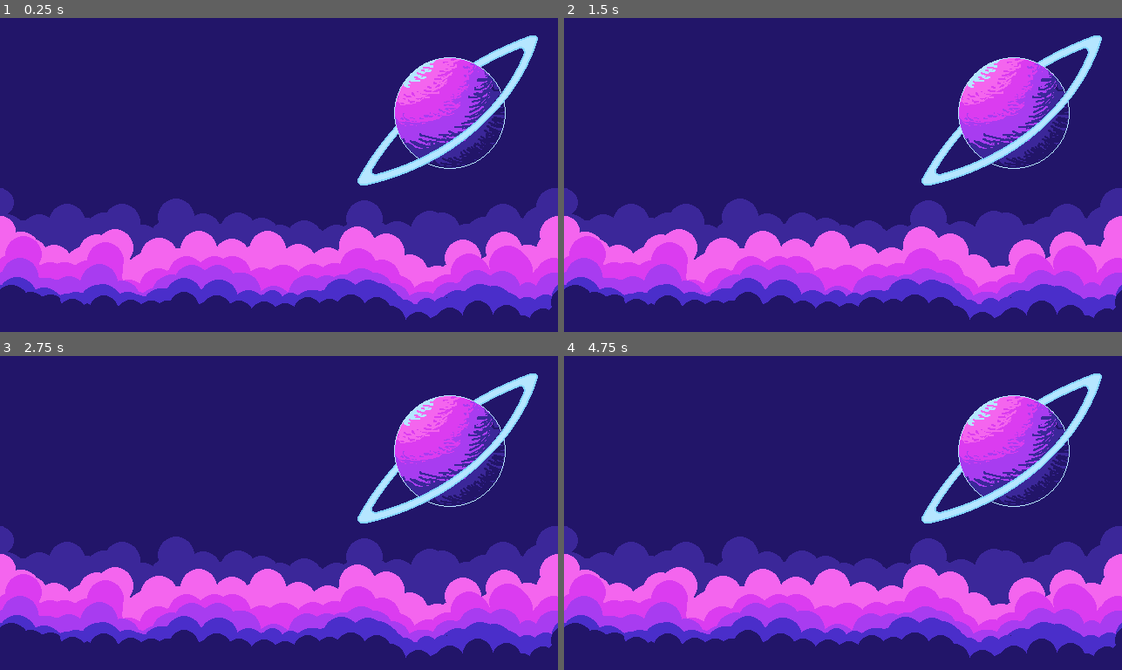
Above: before the commit, frames 1-4 (two rows, left to right).
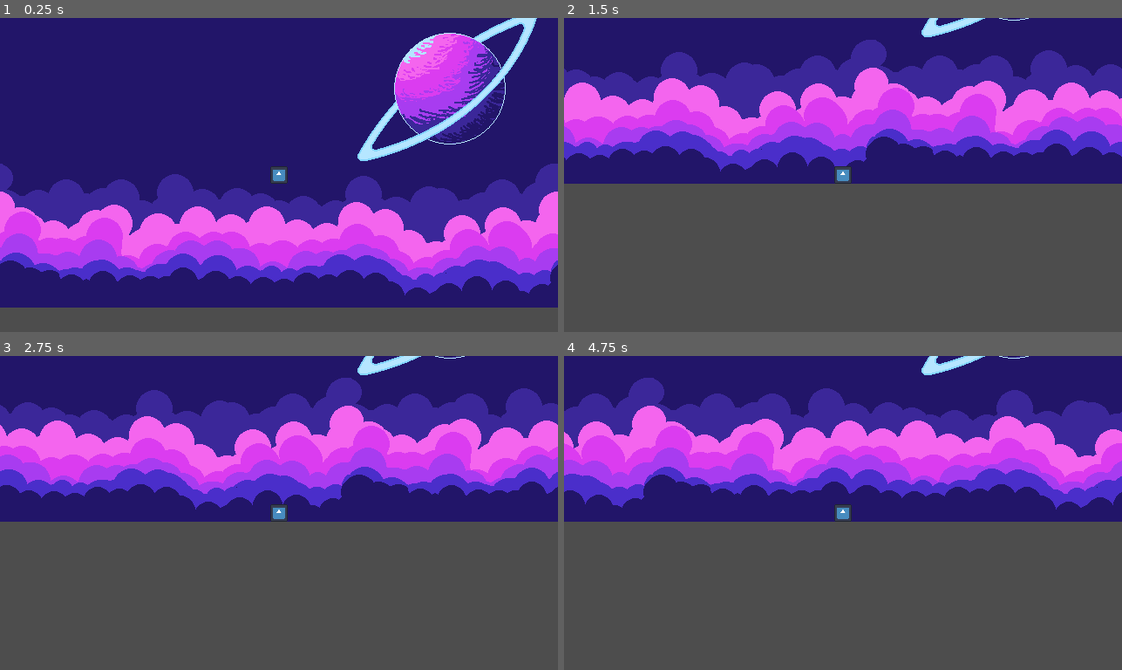
Above: after the commit, the same moments.

Repository: Renan-G-projec/A-Journey-Of-A-Robot
Game: Godot game, scene res://scenes/main_game.tscn
The game is run twice, just before and just after one commit, with the same random seed, the same clock (stepped at 60 frames per second) and the same inputs. The engine's default icon, where the game draws it, is replaced by a stand-in: a white triangle on a blue panel in a dark square.
Inputs (mouse positions are in pixels of both pictures, inside the frame that each line leads up to):
- Up to frame 1 (0.25 s): no input
- Up to frame 2 (1.5 s): tap Enter (ui_accept) at 0.5, 0.6, 0.77, 1.07 s; move the mouse to (965, 159) at 0.52 s; hold Right (ui_right) from 0.53 s (still down); click (965, 159) at 0.67 s; move the mouse to (731, 190) at 1.27 s; tap Alt at 1.35 s
- Up to frame 3 (2.75 s): tap Enter (ui_accept) at 1.52, 1.55, 1.82, 2.3 s; move the mouse to (334, 443) at 2.02 s; release Right (ui_right) at 2.03 s; hold Left (ui_left) from 2.03 s (still down); tap Shift at 2.1 s
- Up to frame 4 (4.75 s): move the mouse to (815, 575) at 2.77 s; release Left (ui_left) at 2.78 s; hold Right (ui_right) 2.78-4.28 s; tap Enter (ui_accept) at 2.85, 3.02, 3.32, 3.77, 3.8, 4.07, 4.52, 4.55 s; click (815, 575) at 2.92 s; move the mouse to (1010, 560) at 3.52 s; tap Alt at 3.6 s; move the mouse to (675, 465) at 4.27 s; hold Left (ui_left) from 4.28 s (still down); tap Shift at 4.35 s

The runs differ from the first frame. In frame 1, 49% of the frame differs, in the area x 0-100%, y 0-100%; in frame 2, 76%; in frame 3, 76%; in frame 4, 77%.

Commit message:
feat: Basic background-parallax added. AMDG

Diff:
--- /dev/null
+++ b/scenes/background.tscn
@@ -0,0 +1,20 @@
+[gd_scene format=3 uid="uid://d2lp3oifvrs2l"]
+
+[ext_resource type="Texture2D" uid="uid://dxtt347p8xmmq" path="res://assets/sprites/basicSky.png" id="1_y0upk"]
+[ext_resource type="Texture2D" uid="uid://bieyxclcfwq8x" path="res://assets/sprites/planet.png" id="2_jougr"]
+
+[node name="Background" type="Node2D" unique_id=1208497318]
+
+[node name="Sky" type="Parallax2D" parent="." unique_id=42645975]
+repeat_size = Vector2(640, 0)
+
+[node name="BasicSky" type="Sprite2D" parent="Sky" unique_id=651844325]
+position = Vector2(320, 180)
+texture = ExtResource("1_y0upk")
+
+[node name="PlanetAndStars" type="Parallax2D" parent="." unique_id=1336159804]
+scroll_scale = Vector2(0, 1)
+
+[node name="Planet" type="Sprite2D" parent="PlanetAndStars" unique_id=1996885407]
+position = Vector2(320, 180)
+texture = ExtResource("2_jougr")
--- a/scenes/main_game.tscn
+++ b/scenes/main_game.tscn
@@ -1,16 +1,15 @@
 [gd_scene format=3 uid="uid://dunsoeybawqx3"]
 
-[ext_resource type="Texture2D" uid="uid://dxtt347p8xmmq" path="res://assets/sprites/basicSky.png" id="1_72e8q"]
-[ext_resource type="Texture2D" uid="uid://bieyxclcfwq8x" path="res://assets/sprites/planet.png" id="2_d2op2"]
+[ext_resource type="PackedScene" uid="uid://k7uec0kqr3hp" path="res://scenes/tmp_floor.tscn" id="2_0rdsr"]
+[ext_resource type="PackedScene" uid="uid://d2lp3oifvrs2l" path="res://scenes/background.tscn" id="3_0rdsr"]
+[ext_resource type="PackedScene" uid="uid://ca7k54w3cw001" path="res://scenes/player.tscn" id="3_d2op2"]
 
 [node name="MainGame" type="Node2D" unique_id=1068834764]
 
-[node name="BasicSky" type="Sprite2D" parent="." unique_id=1987763246]
-position = Vector2(320, 180)
-texture = ExtResource("1_72e8q")
+[node name="Background" parent="." unique_id=1208497318 instance=ExtResource("3_0rdsr")]
 
-[node name="PlanetAndStars" type="Parallax2D" parent="." unique_id=1459848000]
+[node name="Player" parent="." unique_id=698178977 instance=ExtResource("3_d2op2")]
+position = Vector2(321, 179)
 
-[node name="Planet" type="Sprite2D" parent="PlanetAndStars" unique_id=1988728554]
-position = Vector2(320, 180)
-texture = ExtResource("2_d2op2")
+[node name="tmpFloor" parent="." unique_id=496901746 instance=ExtResource("2_0rdsr")]
+position = Vector2(321, 360)
--- /dev/null
+++ b/scenes/player.gd
@@ -0,0 +1,21 @@
+extends CharacterBody2D
+
+
+@export var SPEED: float = 300.0
+@export var JUMP_VELOCITY: float = -400.0
+
+
+func _physics_process(delta: float) -> void:
+    if not is_on_floor():
+        velocity += get_gravity() * delta
+
+    if Input.is_action_just_pressed("ui_accept") and is_on_floor():
+        velocity.y = JUMP_VELOCITY
+
+    var direction := Input.get_axis("ui_left", "ui_right")
+    if direction:
+        velocity.x = direction * SPEED
+    else:
+        velocity.x = move_toward(velocity.x, 0, SPEED)
+
+    move_and_slide()
--- /dev/null
+++ b/scenes/player.tscn
@@ -0,0 +1,19 @@
+[gd_scene format=3 uid="uid://ca7k54w3cw001"]
+
+[ext_resource type="Texture2D" uid="uid://desc4bbpn04mk" path="res://icon.svg" id="1_3vyb7"]
+[ext_resource type="Script" uid="uid://yqocy8ghyc27" path="res://scenes/player.gd" id="1_g2els"]
+
+[sub_resource type="RectangleShape2D" id="RectangleShape2D_ocxxs"]
+
+[node name="Player" type="CharacterBody2D" unique_id=698178977]
+script = ExtResource("1_g2els")
+
+[node name="Sprite" type="Sprite2D" parent="." unique_id=691020609]
+position = Vector2(5.9604656e-07, -1.1175871e-06)
+scale = Vector2(0.15625, 0.15624999)
+texture = ExtResource("1_3vyb7")
+
+[node name="CollisionShape2D" type="CollisionShape2D" parent="." unique_id=1249289258]
+shape = SubResource("RectangleShape2D_ocxxs")
+
+[node name="Camera2D" type="Camera2D" parent="." unique_id=1230567338]
--- /dev/null
+++ b/scenes/tmp_floor.tscn
@@ -0,0 +1,8 @@
+[gd_scene format=3 uid="uid://k7uec0kqr3hp"]
+
+[sub_resource type="WorldBoundaryShape2D" id="WorldBoundaryShape2D_ocxxs"]
+
+[node name="tmpFloor" type="StaticBody2D" unique_id=496901746]
+
+[node name="CollisionShape2D" type="CollisionShape2D" parent="." unique_id=586044418]
+shape = SubResource("WorldBoundaryShape2D_ocxxs")
Not shown, added: scenes/player.gd.uid
